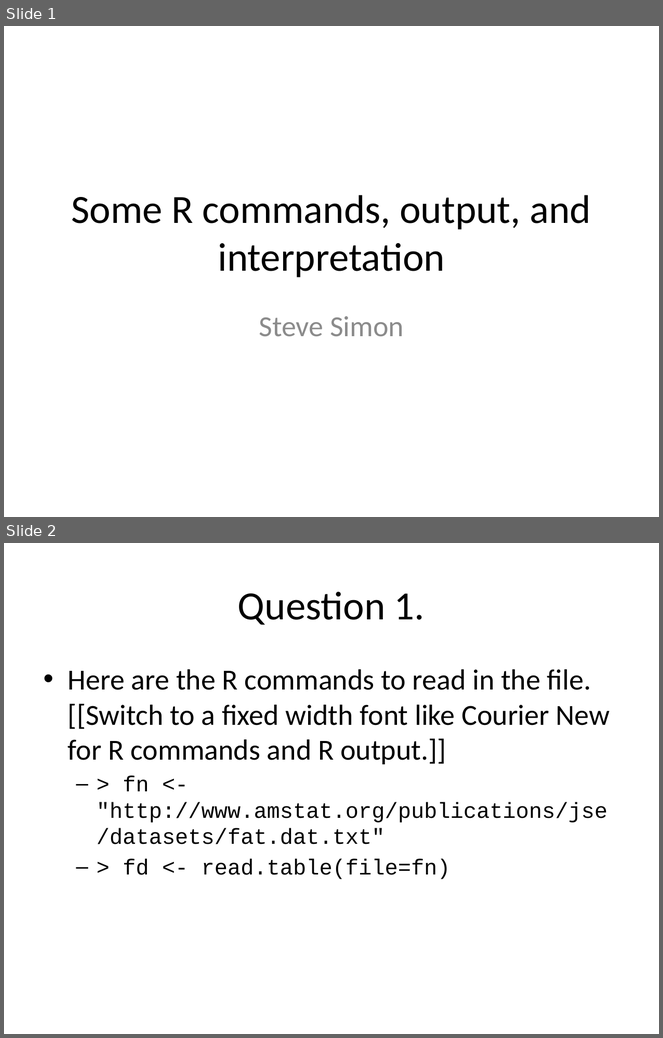
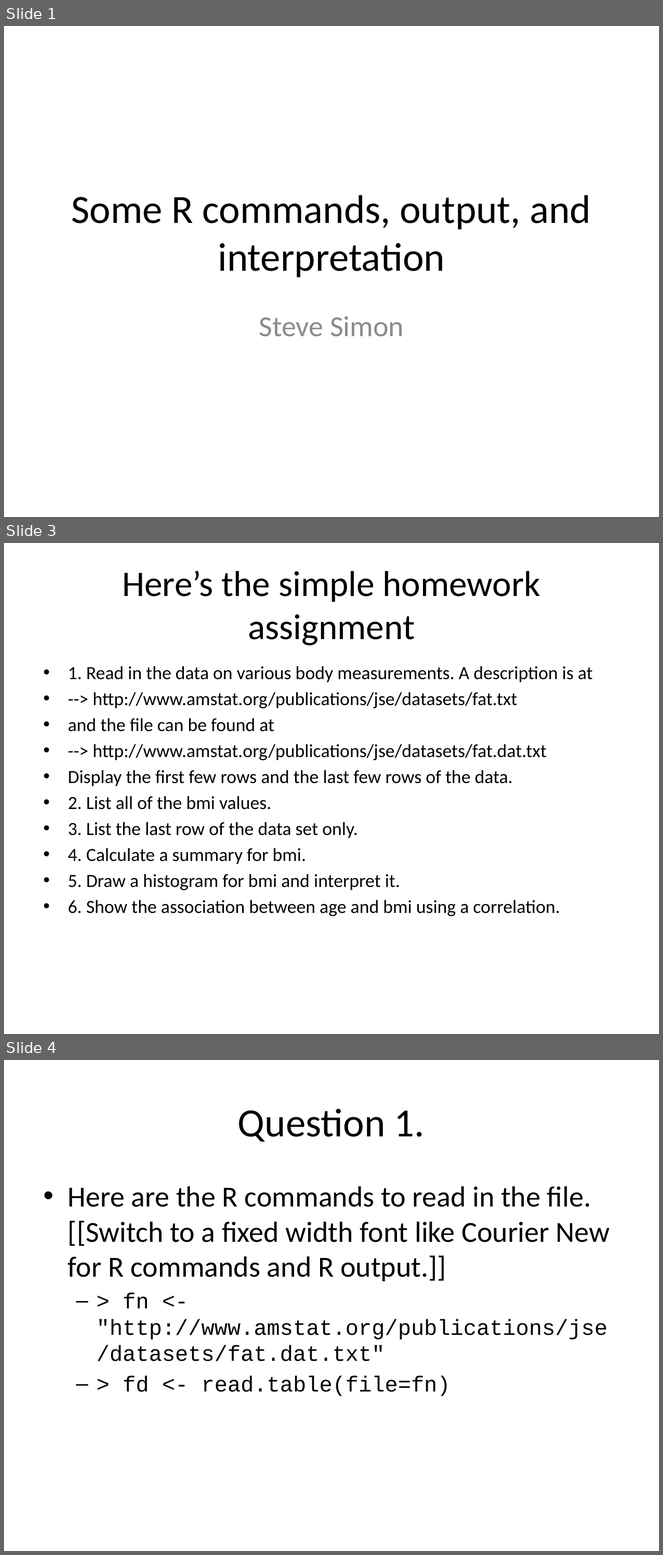
Before and after one commit to pmean/introduction-to-r, a slide deck: part1k.pptx. Shown one above the other, each under a label of ours: slides 1 and 2 before the commit, slides 1, 3 and 4 after it; the slides between them are not shown. The pictures are 663x1038 and 663x1555 pixels, drawn with LibreOffice and Linux fonts; fonts in the diff are those of the drawing. Boxes give left, top, right and bottom in pixels: in the first picture for what was removed or moved away, otherwise in the second. Text is boxed around its words. In the diff, an @@ line names an element or a change of style, - is before the commit and + after.

```diff
--- a/part1k.pptx
+++ b/part1k.pptx
@@ slide 3 added at (4,543,659,1034), background #FFFFFF @@
@@ title added at (122,571,541,645), 39.6 pt, text #000000 @@
+Here’s the simple homework assignment
@@ text added at (68,666,593,916), 20.4 pt, text #000000 @@
+• 1. Read in the data on various body measurements. A description is at
+• --> http://www.amstat.org/publications/jse/datasets/fat.txt
+• and the file can be found at
+• --> http://www.amstat.org/publications/jse/datasets/fat.dat.txt
+• Display the first few rows and the last few rows of the data.
+• 2. List all of the bmi values.
+• 3. List the last row of the data set only.
+• 4. Calculate a summary for bmi.
+• 5. Draw a histogram for bmi and interpret it.
+• 6. Show the association between age and bmi using a correlation.
@@ what was slide 2 is now slide 4 @@
```
Also in this commit, not shown: 2 other slides added, 3 other files.
